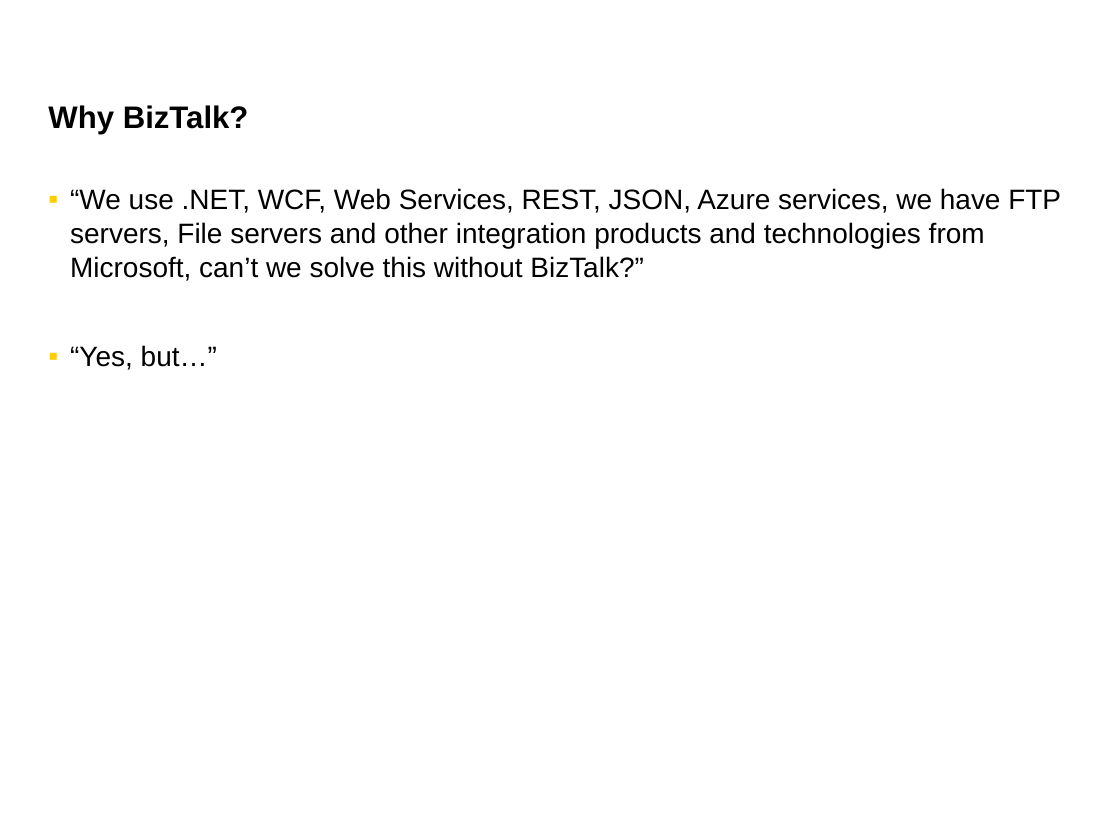
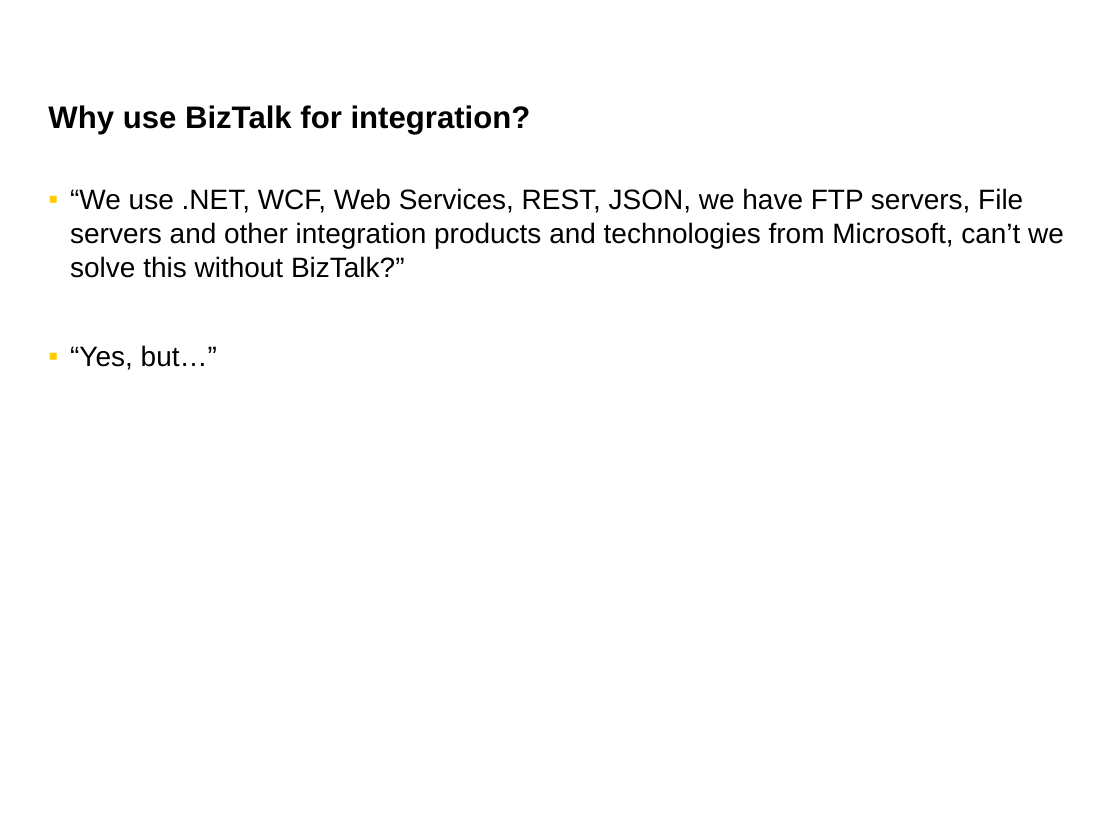
Before and after one commit to johan-jeh/BizTalk-Server---Developing-Integration-Solutions, a slide deck: slide 7 of Slides/Module 1 - Introduction to BizTalk Server.pptx (slide 5 before the commit). Drawn at 1120x840 pixels with LibreOffice and Linux fonts; fonts in the diff are those of the drawing. Boxes give left, top, right and bottom in pixels: in the first picture for what was removed or moved away, otherwise in the second. Text is boxed around its words. In the diff, an @@ line names an element or a change of style, - is before the commit and + after.

```diff
--- a/Slides/Module 1 - Introduction to BizTalk Server.pptx
+++ b/Slides/Module 1 - Introduction to BizTalk Server.pptx
@@ title at (x1=48, y1=105, x2=531, y2=134): text changed @@
-Why BizTalk?
+Why use BizTalk for integration?
@@ text at (x1=70, y1=188, x2=1064, y2=278): text changed @@
-▪ “We use .NET, WCF, Web Services, REST, JSON, Azure services, we have FTP servers, File servers and other integration products and technologies from Microsoft, can’t we solve this without BizTalk?”
+▪ “We use .NET, WCF, Web Services, REST, JSON, we have FTP servers, File servers and other integration products and technologies from Microsoft, can’t we solve this without BizTalk?”
```
Also in this commit, not shown: 6 other slides changed, 5 slides added, 5 slides removed, 4 other files.
